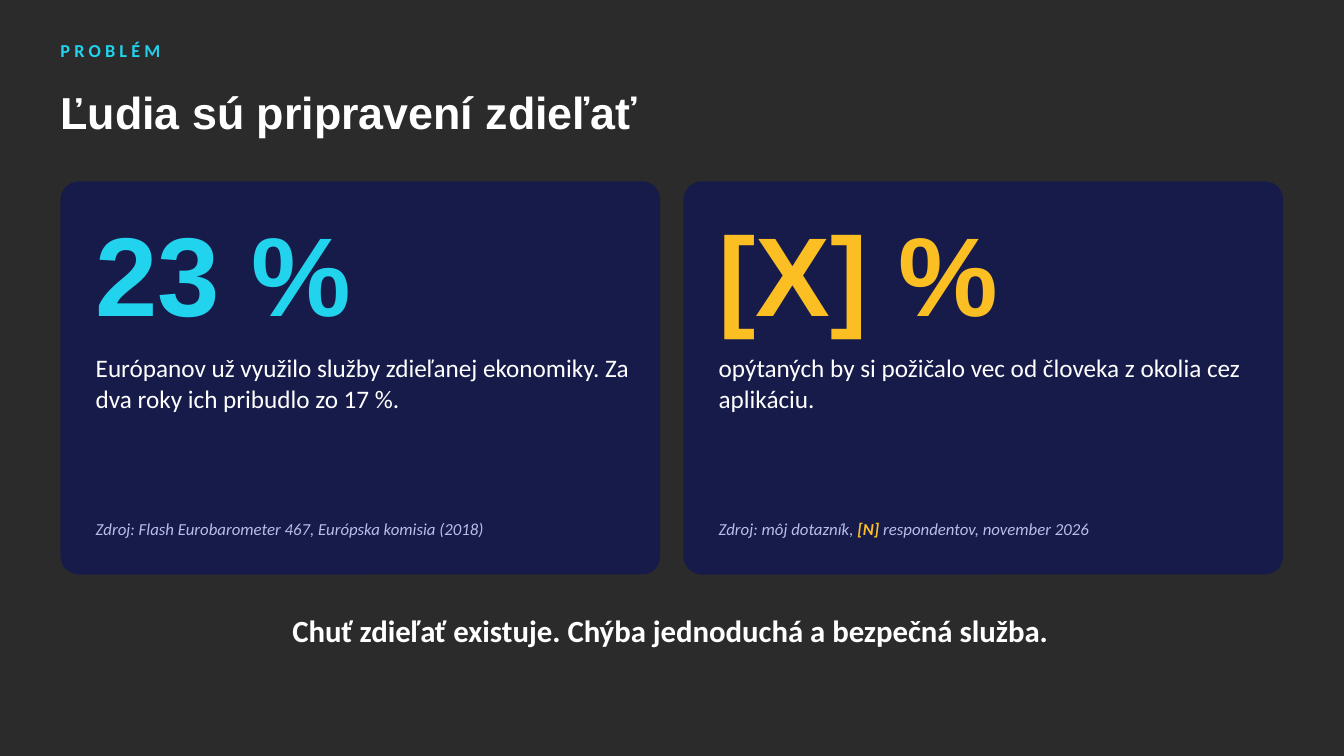
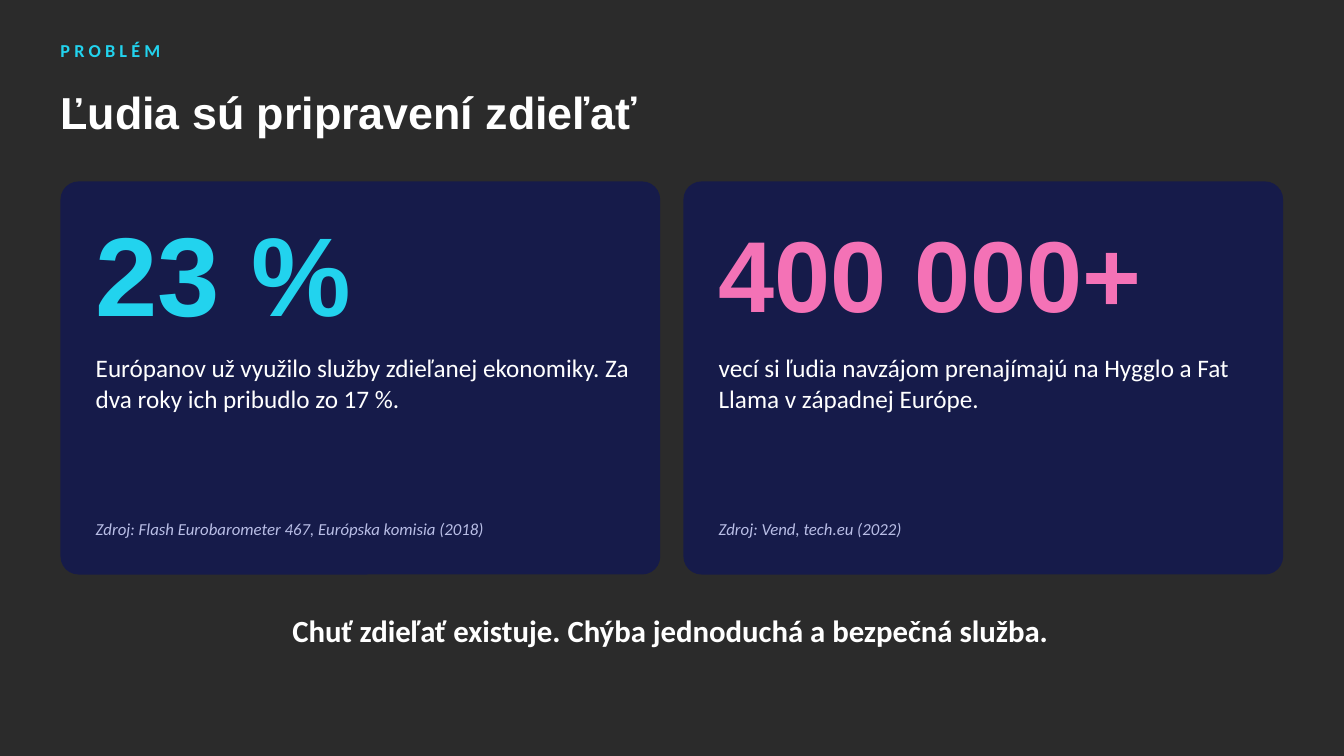
Before and after one commit to samueljurik5-web/shareon, a slide deck: slide 3 of docs/pitch/ShareOn-pitch-deck.pptx. Drawn at 1344x756 pixels with LibreOffice and Linux fonts; fonts in the diff are those of the drawing; background and template pictures are left out; a plain dark background stands for a picture behind light text. Boxes give left, top, right and bottom in pixels: in the first picture for what was removed or moved away, otherwise in the second. Text is boxed around its words. In the diff, an @@ line names an element or a change of style, - is before the commit and + after.

```diff
--- a/docs/pitch/ShareOn-pitch-deck.pptx
+++ b/docs/pitch/ShareOn-pitch-deck.pptx
@@ text at [719,241,1142,313]: text changed; size 80 to 72 pt; text colour #FBBF24 to #F472B6 @@
-[X] %
+400 000+
@@ text at [719,359,1228,413]: text changed @@
-opýtaných by si požičalo vec od človeka z okolia cez aplikáciu.
+vecí si ľudia navzájom prenajímajú na Hygglo a Fat Llama v západnej Európe.
@@ text at [719,523,901,538]: text changed @@
-Zdroj: môj dotazník, [N] respondentov, november 2026
+Zdroj: Vend, tech.eu (2022)
```
Also in this commit, not shown: 1 other slide changed, 1 slide added, 1 slide removed, 1 other file.
